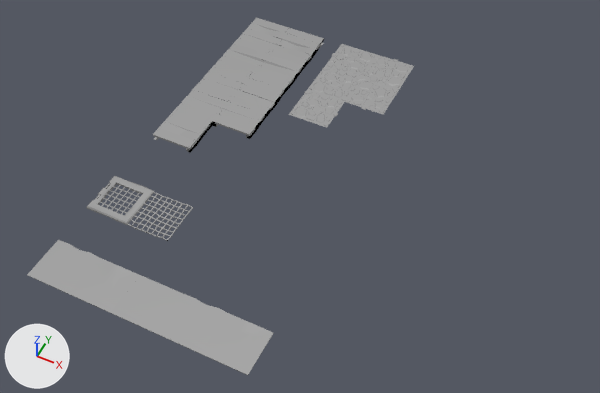
Two versions of the FBX model Assets/Art/Models/Environment/Architecture/Floors.fbx, one commit apart.
Before and after are seen from a camera (50 mm lens) standing at (-6.75, -6.4, 13.37) and looking at (-12.18, 4.46, -0.2). Arrows for +X, +Y and +Z are at lower left; the lights stay in place. Where no turn or scale is listed for an object, it has been applied to the vertices.

The first picture shows 'CarpetCorner', 'CarpetCornerDecorated', 'CarpetFlat', 'CarpetSide', 'CarpetSideDecorated', 'FloorMetalGrating', 'FloorStone1x1', 'FloorStone2x2', 'FloorWood1x1', 'FloorWood2x2Normal', 'FloorWood2x2Worn', 'MetalGratingHatch'.
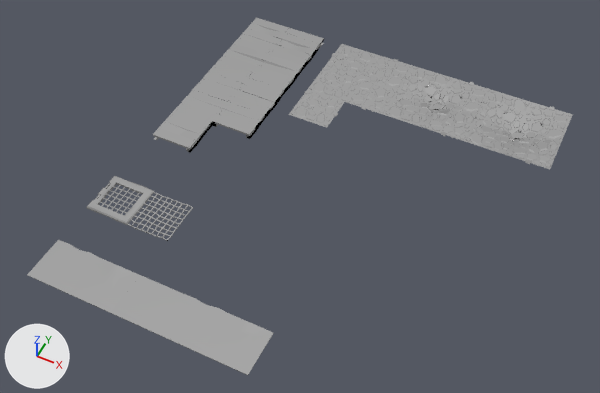
Boxes [x1, y1, x2, y2] around the edits, measured in the pictures (600 x 393 px):
'FloorStone2x2Uneven2', added: after [464, 90, 572, 169]
'FloorStone2x2Uneven1', added: after [383, 66, 491, 141]

The edits, one by one:
Mesh me_floorstone2x2uneven2_001 is new.
It has 1005 vertices, 600 faces and spans x -1.04..1.0, y -1.04..1.04, z -0.31..0.04.
It uses material mat_imphenziapixpal (its picture is missing).
Mesh me_floorstone2x2uneven1_001 is new.
It has 1005 vertices, 600 faces and spans x -1.04..1.0, y -1.04..1.04, z -0.2..0.03.
It uses material mat_imphenziapixpal (its picture is missing).
Object 'FloorStone2x2Uneven2' (ob_floorstone2x2uneven2) is new; it shows me_floorstone2x2uneven2_001.
Its location is (-8.5, 8.5, 0.0).
Object 'FloorStone2x2Uneven1' (ob_floorstone2x2uneven1) is new; it shows me_floorstone2x2uneven1_001.
Its location is (-10.5, 8.5, 0.0).
